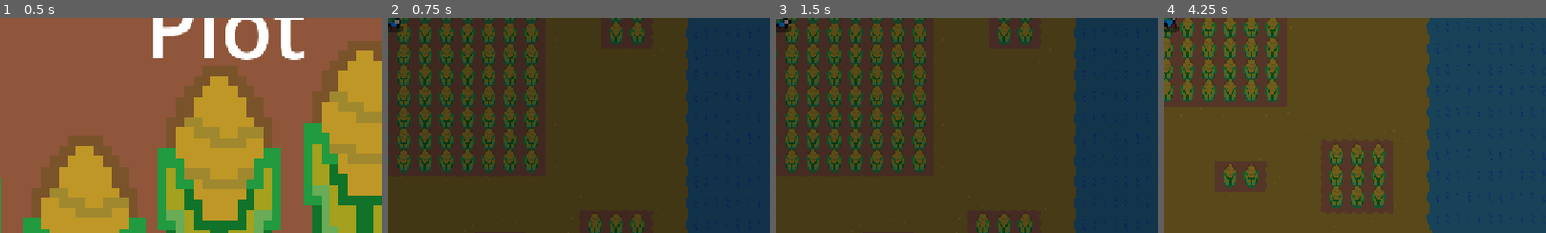
Above: before the commit, frames 1-4 (left to right).
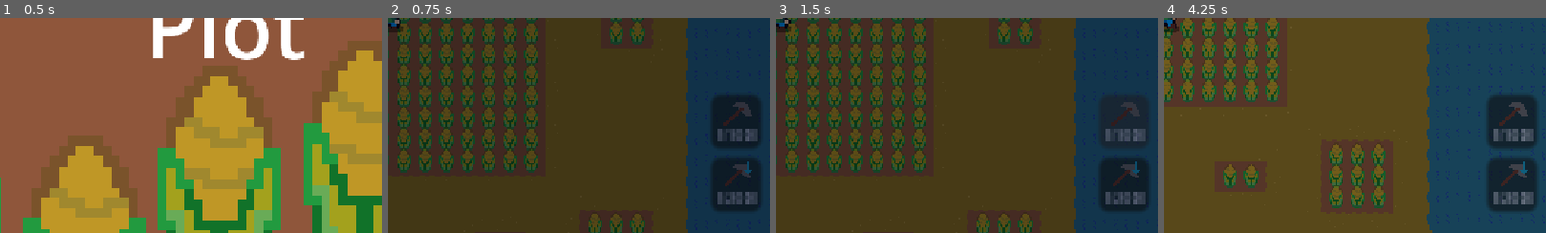
Above: after the commit, the same moments.

Repository: FaizeenHoque/thelastplot
Game: Godot game, scene res://Scenes/Default.tscn
Same seed, same stepped clock (60 frames per second), same inputs: the game is played once before the commit and once after it.
Inputs (mouse positions are % of the whole screen's width and height, from its top left):
- Up to frame 1 (0.5 s): no input
- Up to frame 2 (0.75 s): click "Start" at 0.5 s
- Up to frame 3 (1.5 s): click (95, 74) at 1.25 s, where only the run after the commit has a clickable "$1000"
- Up to frame 4 (4.25 s): click (96, 89) at 2 s, where only the run after the commit has a clickable "$2000"; tap Enter at 2.75 s; move the mouse to (72, 45) at 2.77 s; hold D (MoveRight) 2.78-3.53 s; tap Space (Slash) at 2.85 s; click (72, 45) at 2.92 s; move the mouse to (30, 55) at 3.52 s; hold S (MoveDown) from 3.53 s (still down); tap Alt at 3.6 s
The pictures show only the part of the screen within x 50-100%, y 50-100%; the shares and areas given below are measured in that part.

Frame 1 is identical in both runs. In frame 2, 5.7% of the frame differs, in the area x 85-98%, y 36-90%; in frame 3, 5.4%; in frame 4, 6.1%, in the area x 84-98%, y 35-90%.

Commit message:
added powerups

Diff:
--- a/Scenes/hud.tscn
+++ b/Scenes/hud.tscn
@@ -8,6 +8,10 @@
 [ext_resource type="PackedScene" uid="uid://dw7r124psngp8" path="res://Scenes/coin.tscn" id="6_7gr8i"]
 [ext_resource type="Script" uid="uid://c853o05rh6w20" path="res://Scripts/calendar.gd" id="6_43w4t"]
 [ext_resource type="PackedScene" uid="uid://o5fw37sedimo" path="res://Scenes/nCrops.tscn" id="8_4f5kr"]
+[ext_resource type="Script" uid="uid://6e6peo2sq63" path="res://Scripts/boost.gd" id="9_4f5kr"]
+[ext_resource type="Texture2D" uid="uid://cb5evdnj6ms5v" path="res://Assets/UI/axe.png" id="9_5ep0j"]
+[ext_resource type="Texture2D" uid="uid://biabr1fok0cp6" path="res://Assets/UI/cooldown.png" id="10_4f5kr"]
+[ext_resource type="Script" uid="uid://cu5dltfppv1pd" path="res://Scripts/cooldownfall.gd" id="10_piegi"]
 
 [node name="HUD" type="Node2D" unique_id=418181721]
 position = Vector2(0, 608)
@@ -46,3 +50,49 @@
 [node name="nCrops" parent="." unique_id=1063155687 instance=ExtResource("8_4f5kr")]
 position = Vector2(12.400001, -12.000008)
 scale = Vector2(0.33333334, 0.33333334)
+
+[node name="power" type="Button" parent="." unique_id=2128944614]
+offset_left = 210.59999
+offset_top = -36.399998
+offset_right = 225.79999
+offset_bottom = -20.2
+script = ExtResource("9_4f5kr")
+
+[node name="Label" type="Label" parent="power" unique_id=958875277]
+layout_mode = 0
+offset_left = 2.1999998
+offset_top = 9.4
+offset_right = 42.2
+offset_bottom = 32.4
+theme_override_font_sizes/font_size = 4
+text = "$1000"
+
+[node name="cooldown" type="Button" parent="." unique_id=1488982001]
+offset_left = 211.0
+offset_top = -17.0
+offset_right = 226.2
+offset_bottom = -0.80000305
+script = ExtResource("10_piegi")
+
+[node name="Label2" type="Label" parent="cooldown" unique_id=225214619]
+layout_mode = 0
+offset_left = 2.400003
+offset_top = 8.999998
+offset_right = 42.4
+offset_bottom = 32.0
+theme_override_font_sizes/font_size = 4
+text = "$2000
+"
+
+[node name="Axe" type="Sprite2D" parent="." unique_id=1619511260]
+position = Vector2(218, -31.399998)
+scale = Vector2(0.3625003, 0.3249998)
+texture = ExtResource("9_5ep0j")
+
+[node name="Cooldown" type="Sprite2D" parent="." unique_id=1724507083]
+position = Vector2(218, -12.999999)
+scale = Vector2(0.32812515, 0.31874982)
+texture = ExtResource("10_4f5kr")
+
+[connection signal="pressed" from="power" to="slash_cooldown" method="_on_power_pressed"]
+[connection signal="pressed" from="power" to="power" method="_on_pressed"]
--- /dev/null
+++ b/Scripts/boost.gd
@@ -0,0 +1,11 @@
+extends Node
+
+
+# Called when the node enters the scene tree for the first time.
+func _ready() -> void:
+	pass # Replace with function body.
+
+func _on_pressed() -> void:
+	if PlayerStats.money >= 1000:
+		PlayerStats.SLASH_STRENGTH += 20 # Replace with function body.
+		PlayerStats.money -= 1000
--- /dev/null
+++ b/Scripts/cooldownfall.gd
@@ -0,0 +1,11 @@
+extends Node
+
+
+# Called when the node enters the scene tree for the first time.
+func _ready() -> void:
+	pass # Replace with function body.
+
+func _on_pressed() -> void:
+	if PlayerStats.money >= 2000:
+		PlayerStats.maxCooldown += 0.1 # Replace with function body.
+		PlayerStats.money -= 2000
--- a/Scripts/player.gd
+++ b/Scripts/player.gd
@@ -1,7 +1,7 @@
 extends CharacterBody2D
 
 var SPEED = 150.0
-var SLASH_STRENGTH = 20
+
 
 
 var MAX_HEALTH: int
@@ -116,9 +116,9 @@
 
 func _on_range_body_entered(body: Node2D) -> void:
 	if is_slashing and body.is_in_group("enemy"):
-		body.take_damage(SLASH_STRENGTH, position)
+		body.take_damage(PlayerStats.SLASH_STRENGTH, position)
 
 func _on_range_area_entered(area: Area2D) -> void:
 	if is_slashing and area.is_in_group("crops") and PlayerStats.canFarm:
 		crop_hit.play()
-		area.take_damage(SLASH_STRENGTH, position, false)
+		area.take_damage(PlayerStats.SLASH_STRENGTH, position, false)
--- a/Scripts/player_stats.gd
+++ b/Scripts/player_stats.gd
@@ -3,6 +3,8 @@
 const max_health: int = 100
 var health: int = 100
 var slash_cooldown: float
+var maxCooldown: float = 0.0
+var SLASH_STRENGTH: int = 20
 var nCrops: int = 0
 var canFarm: bool = true
 var money: int = 0
--- a/Scripts/slash_cooldown.gd
+++ b/Scripts/slash_cooldown.gd
@@ -3,5 +3,5 @@
 # Called every frame. 'delta' is the elapsed time since the previous frame.
 func _process(delta: float) -> void:
 	value = PlayerStats.slash_cooldown
-	if value <= 0:
+	if value <= PlayerStats.maxCooldown:
 		value = 1
--- a/game_manager.gd
+++ b/game_manager.gd
@@ -1,6 +1,6 @@
 extends Node
 
-var game_time := "1:00"
+var game_time := "6:00" #starting the game with early morning (yawn yawn)
 var game_calendar := "Day 1"
 
 var time := DAY_LENGTH * (1.0 / 24.0)
Binary file added: Assets/UI/axe.aseprite
Binary file added: Assets/UI/axe.png
Not shown, added: Assets/UI/axe.png.import
Binary file added: Assets/UI/cooldown.aseprite
Binary file added: Assets/UI/cooldown.png
Not shown, added: Assets/UI/cooldown.png.import
Not shown, added: Scripts/boost.gd.uid
Not shown, added: Scripts/cooldownfall.gd.uid
